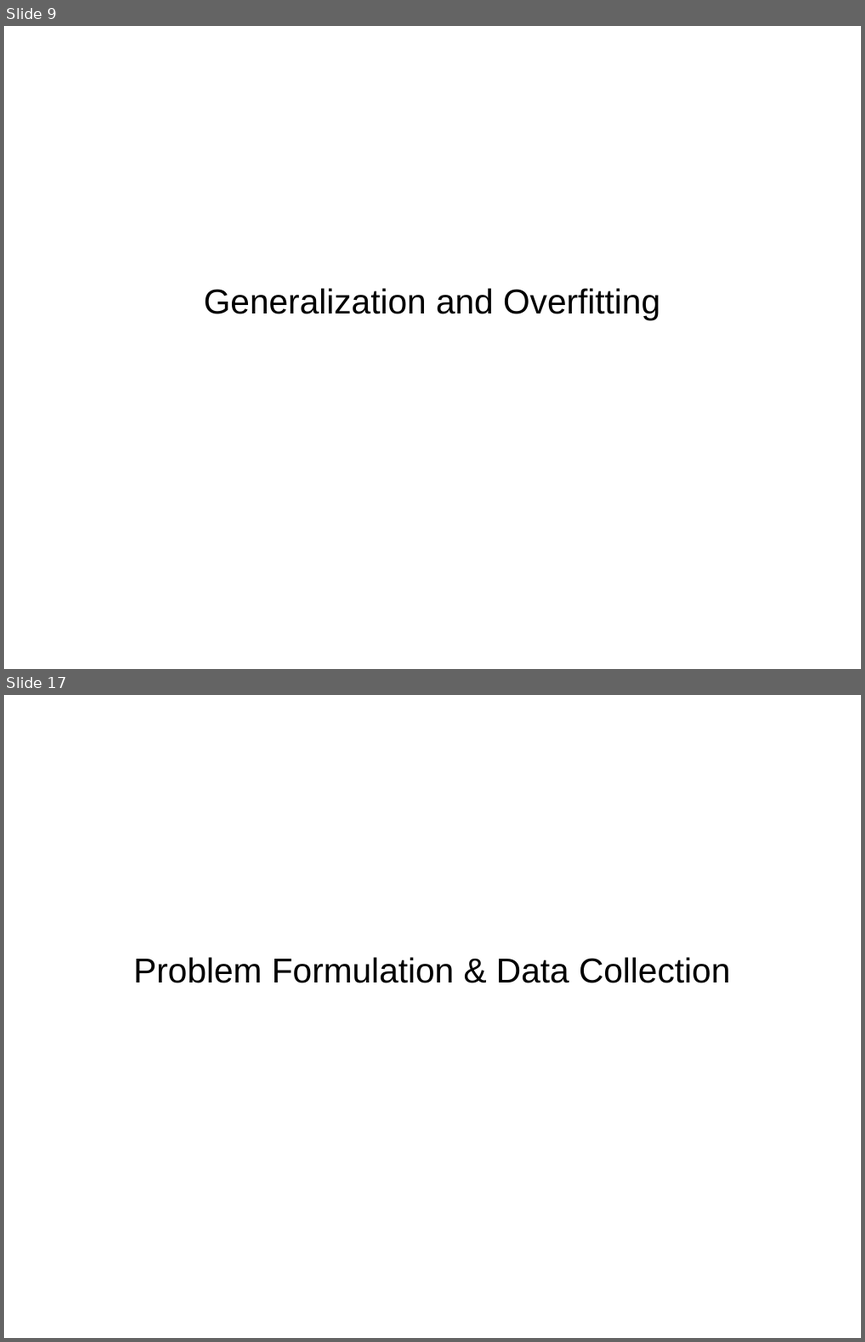
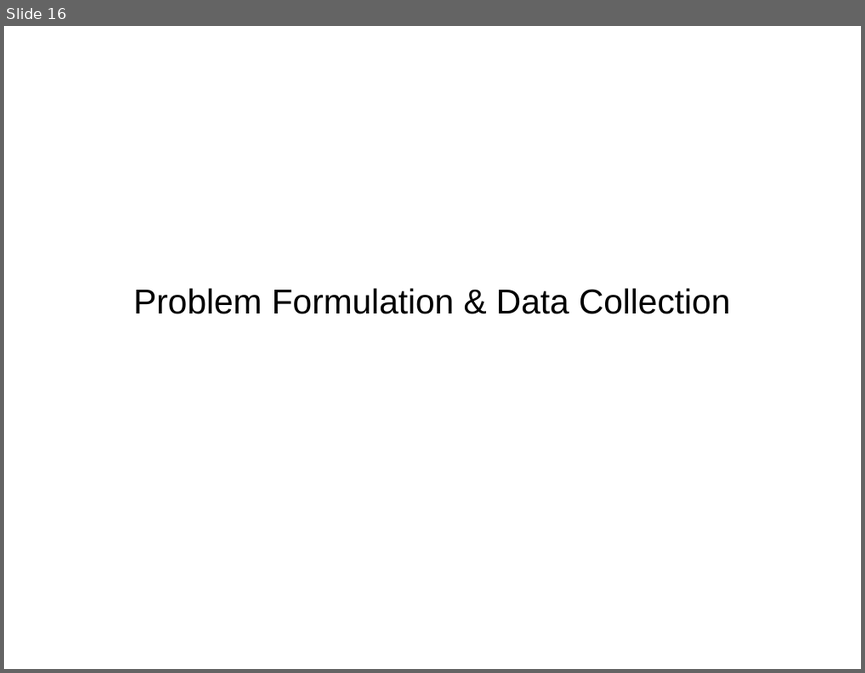
Before and after one commit to amueller/talks_odt, a slide deck: introduction_to_ml_with_python_bnl_2016.odp. Shown one above the other, each under a label of ours: slides 9 and 17 before the commit, slide 16 after it; the slides between them are not shown. The pictures are 865x1342 and 865x673 pixels, drawn with LibreOffice and Linux fonts; fonts in the diff are those of the drawing. Boxes give left, top, right and bottom in pixels: in the first picture for what was removed or moved away, otherwise in the second. Text is boxed around its words. In the diff, an @@ line names an element or a change of style, - is before the commit and + after.

```diff
--- a/introduction_to_ml_with_python_bnl_2016.odp
+++ b/introduction_to_ml_with_python_bnl_2016.odp
@@ slide 9 removed at <box>4,26,861,669</box>, background #FFFFFF @@
@@ subtitle removed at <box>204,288,660,320</box> @@
-Generalization and Overfitting
@@ what was slide 17 is now slide 16 @@
```
Also in this commit, not shown: 2 slides changed, 8 slides added, 8 other slides removed, 1 other file.
